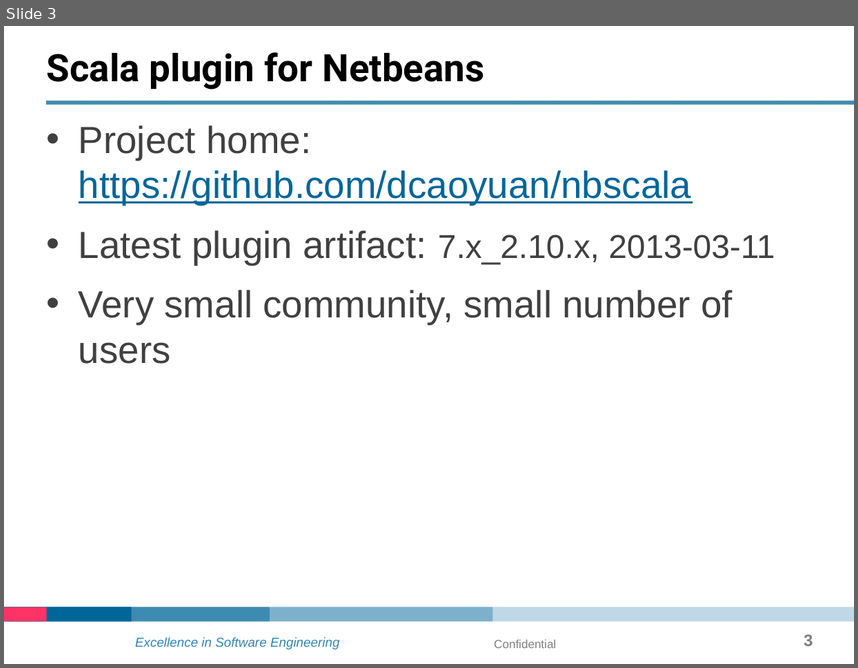
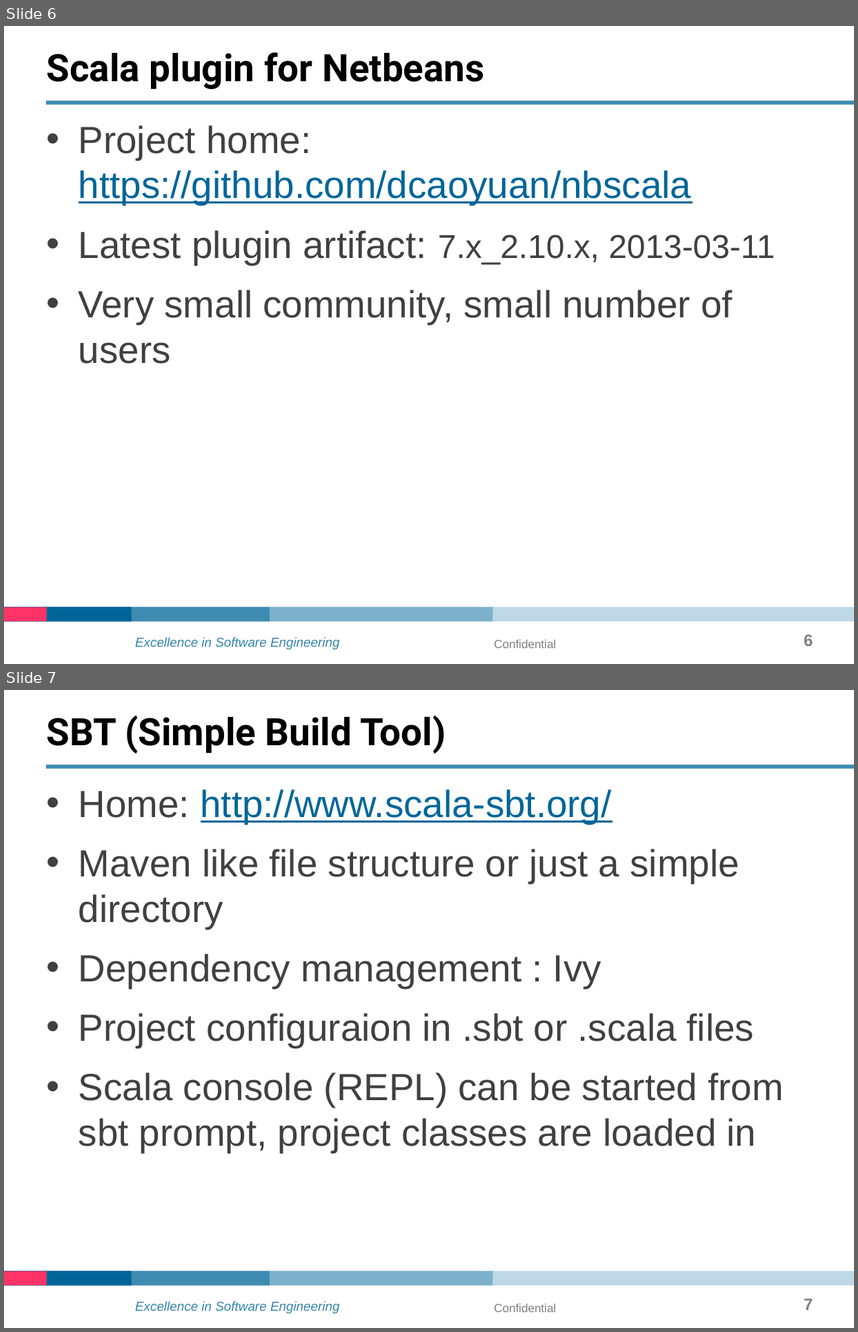
Before and after one commit to denkodoki/scala-tarining-1, a slide deck: ppt/scala-beg-training.pptx. Shown one above the other, each under a label of ours: slide 3 before the commit, slides 6 and 7 after it. The pictures are 858x668 and 858x1332 pixels, drawn with LibreOffice and Linux fonts; fonts in the diff are those of the drawing; background and template pictures are left out. Boxes give left, top, right and bottom in pixels: in the first picture for what was removed or moved away, otherwise in the second. Text is boxed around its words. In the diff, an @@ line names an element or a change of style, - is before the commit and + after.

```diff
--- a/ppt/scala-beg-training.pptx
+++ b/ppt/scala-beg-training.pptx
@@ slide 7 added at [4,690,854,1328], background #FFFFFF; not listed: 6 template elements that a slide beside it also shows @@
@@ title added at [47,716,854,768], fill gradient #006699 to #FFFFFF, 32 pt, text #000000, bold @@
+SBT (Simple Build Tool)
@@ text added at [79,789,783,1152], 32 pt, text #404040 @@
+• Home: http://www.scala-sbt.org/
+• Maven like file structure or just a simple directory
+• Dependency management : Ivy
+• Project configuraion in .sbt or .scala files
+• Scala console (REPL) can be started from sbt prompt, project classes are loaded in
@@ text added at [494,1303,556,1312], 10 pt, text #808080 @@
+Confidential
@@ page number added at [804,1298,813,1310], 14 pt, text #7F7F7F, bold @@
+7
@@ what was slide 3 is now slide 6 @@
@@ page number at [804,634,813,646]: text changed @@
-3
+6
```
Also in this commit, not shown: 3 slides changed, 2 other slides added, 20 other files.
